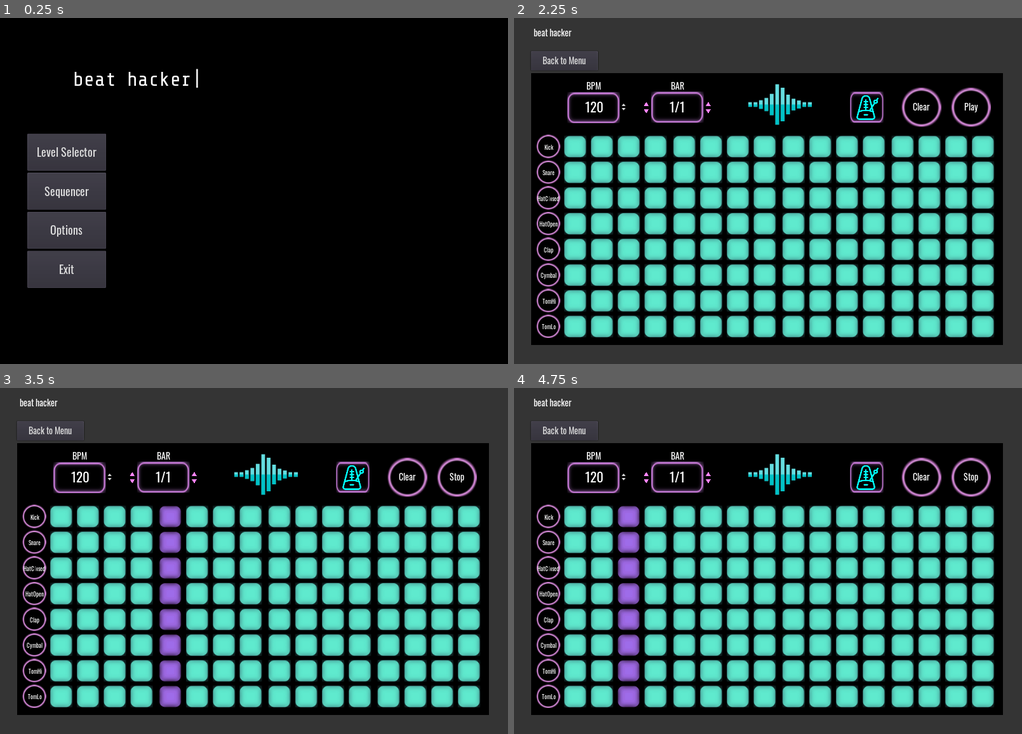
Above: before the commit, frames 1-4 (two rows, left to right).
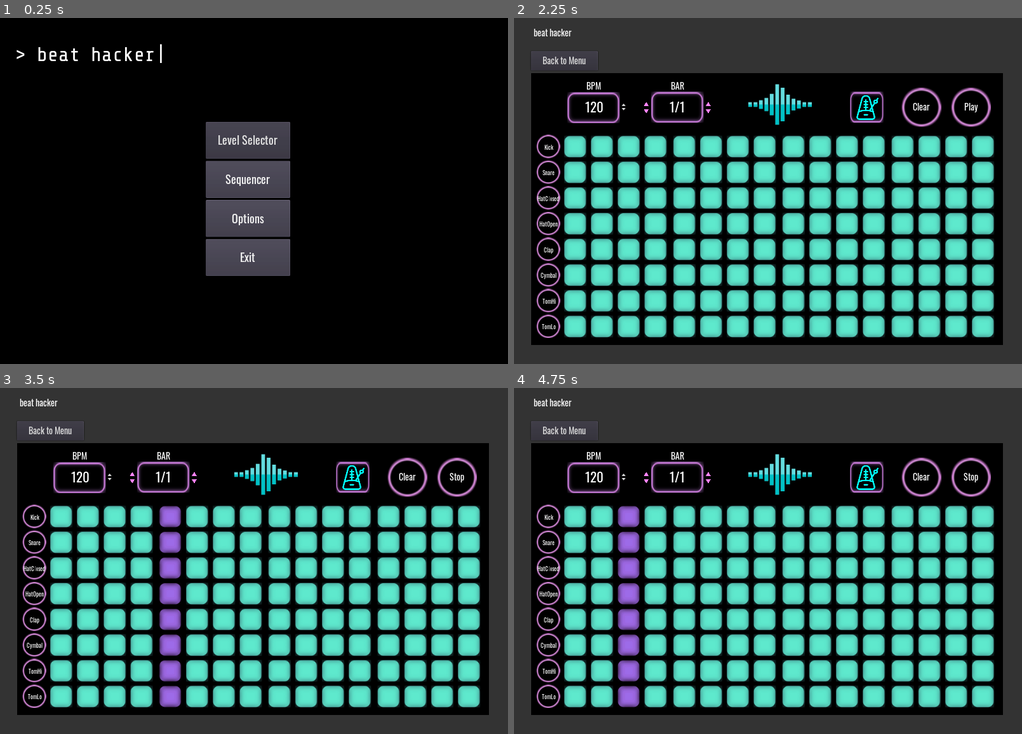
Above: after the commit, the same moments.

Repository: mdructor/beat_hacker
Game: Godot game, scene res://Assets/Scenes/MainMenu.tscn
Same seed, same stepped clock (60 frames per second), same inputs: the game is played once before the commit and once after it.
Inputs:
- Up to frame 1 (0.25 s): no input
- Up to frame 2 (2.25 s): click "Level Selector" at 0.5 s; click "< Back" at 1.25 s; click "Sequencer" at 2 s
- Up to frame 3 (3.5 s): click "Play" at 2.75 s
- Up to frame 4 (4.75 s): click "Stop" at 3.5 s; click "Play" at 4.25 s

The runs differ from the first frame. In frame 1, 14% of the frame differs, in the area x 3-58%, y 7-79%; in frame 2, less than 0.1%; in frame 3, less than 0.1%; in frame 4, less than 0.1%.

Commit message:
Overhaul Main Menu UI
Glow working via WorldEnvironment and setting modulation values
on the textures you want to glow > 1

Diff:
--- a/Assets/Scenes/FunButton.tscn
+++ b/Assets/Scenes/FunButton.tscn
@@ -1,11 +1,19 @@
-[gd_scene load_steps=3 format=2]
+[gd_scene load_steps=4 format=2]
 
-[ext_resource path="res://Assets/Images/blue_square.png" type="Texture" id=1]
-[ext_resource path="res://Assets/Images/blue_square_down.png" type="Texture" id=2]
+[ext_resource path="res://Assets/Images/button.png" type="Texture" id=1]
+[ext_resource path="res://Assets/Scripts/FunButton.gd" type="Script" id=2]
+
+[sub_resource type="CanvasItemMaterial" id=1]
+blend_mode = 1
 
 [node name="FunButton" type="TextureButton"]
+modulate = Color( 0.48, 1, 1.05, 1 )
+material = SubResource( 1 )
 margin_right = 40.0
 margin_bottom = 40.0
 toggle_mode = true
 texture_normal = ExtResource( 1 )
-texture_pressed = ExtResource( 2 )
+script = ExtResource( 2 )
+__meta__ = {
+"_edit_use_anchors_": false
+}
--- a/Assets/Scenes/MainMenu.tscn
+++ b/Assets/Scenes/MainMenu.tscn
@@ -1,65 +1,95 @@
-[gd_scene load_steps=4 format=2]
+[gd_scene load_steps=6 format=2]
 
 [ext_resource path="res://Assets/Scripts/MainMenu.gd" type="Script" id=1]
 [ext_resource path="res://Assets/Fonts/sharetechbig.tres" type="DynamicFont" id=2]
 [ext_resource path="res://Assets/Fonts/oswald24.tres" type="DynamicFont" id=3]
+[ext_resource path="res://Assets/Images/background.jpg" type="Texture" id=4]
+
+[sub_resource type="Environment" id=1]
+background_mode = 4
+tonemap_mode = 2
+glow_enabled = true
+glow_levels/4 = true
+glow_strength = 1.03
+glow_blend_mode = 0
+glow_bicubic_upscale = true
 
 [node name="MainMenu" type="Node2D"]
 script = ExtResource( 1 )
 
-[node name="ColorRect" type="ColorRect" parent="."]
-margin_left = -1.29236
-margin_top = -1.29236
-margin_right = 1023.71
-margin_bottom = 701.708
-color = Color( 0, 0, 0, 1 )
+[node name="Title" type="Label" parent="."]
+modulate = Color( 0.99, 0.99, 0.99, 1 )
+margin_left = 31.0
+margin_top = 51.0
+margin_right = 667.0
+margin_bottom = 101.0
+custom_fonts/font = ExtResource( 2 )
+text = "> beat hacker|"
+__meta__ = {
+"_edit_use_anchors_": false
+}
 
-[node name="Title" type="Label" parent="ColorRect"]
-margin_left = 148.0
-margin_top = 102.0
-margin_right = 784.0
-margin_bottom = 152.0
-custom_fonts/font = ExtResource( 2 )
-text = "beat hacker|"
+[node name="VBoxContainer" type="VBoxContainer" parent="."]
+margin_left = 415.0
+margin_top = 210.0
+margin_right = 585.0
+margin_bottom = 522.0
+__meta__ = {
+"_edit_use_anchors_": false
+}
 
-[node name="FunContainer" type="Node2D" parent="ColorRect"]
-
-[node name="VBoxContainer" type="VBoxContainer" parent="ColorRect"]
-margin_left = 56.0
-margin_top = 235.0
-margin_right = 215.0
-margin_bottom = 552.0
-
-[node name="LevelSelectButton" type="Button" parent="ColorRect/VBoxContainer"]
-margin_right = 159.0
+[node name="LevelSelectButton" type="Button" parent="VBoxContainer"]
+modulate = Color( 0.9, 0.9, 0.9, 1 )
+margin_right = 170.0
 margin_bottom = 75.0
 rect_min_size = Vector2( 0, 75 )
 custom_fonts/font = ExtResource( 3 )
 text = "Level Selector"
+__meta__ = {
+"_edit_use_anchors_": false
+}
 
-[node name="SequencerButton" type="Button" parent="ColorRect/VBoxContainer"]
+[node name="SequencerButton" type="Button" parent="VBoxContainer"]
 margin_top = 79.0
-margin_right = 159.0
+margin_right = 170.0
 margin_bottom = 154.0
 rect_min_size = Vector2( 0, 75 )
 custom_fonts/font = ExtResource( 3 )
 text = "Sequencer"
 
-[node name="OptionsButton" type="Button" parent="ColorRect/VBoxContainer"]
+[node name="OptionsButton" type="Button" parent="VBoxContainer"]
 margin_top = 158.0
-margin_right = 159.0
+margin_right = 170.0
 margin_bottom = 233.0
 rect_min_size = Vector2( 0, 75 )
 custom_fonts/font = ExtResource( 3 )
 text = "Options"
 
-[node name="ExitButton" type="Button" parent="ColorRect/VBoxContainer"]
+[node name="ExitButton" type="Button" parent="VBoxContainer"]
 margin_top = 237.0
-margin_right = 159.0
+margin_right = 170.0
 margin_bottom = 312.0
 rect_min_size = Vector2( 0, 75 )
 custom_fonts/font = ExtResource( 3 )
 text = "Exit"
-[connection signal="pressed" from="ColorRect/VBoxContainer/LevelSelectButton" to="." method="_on_LevelSelectButton_pressed"]
-[connection signal="pressed" from="ColorRect/VBoxContainer/SequencerButton" to="." method="_on_SequencerButton_pressed"]
-[connection signal="pressed" from="ColorRect/VBoxContainer/ExitButton" to="." method="_on_ExitButton_pressed"]
+
+[node name="CanvasLayer" type="CanvasLayer" parent="."]
+layer = -1
+
+[node name="ColorRect" type="TextureRect" parent="CanvasLayer"]
+modulate = Color( 0, 0, 0, 1 )
+margin_top = -0.396667
+margin_right = 1024.0
+margin_bottom = 699.603
+texture = ExtResource( 4 )
+__meta__ = {
+"_edit_use_anchors_": false
+}
+
+[node name="FunContainer" type="Node2D" parent="CanvasLayer"]
+
+[node name="WorldEnvironment" type="WorldEnvironment" parent="CanvasLayer"]
+environment = SubResource( 1 )
+[connection signal="pressed" from="VBoxContainer/LevelSelectButton" to="." method="_on_LevelSelectButton_pressed"]
+[connection signal="pressed" from="VBoxContainer/SequencerButton" to="." method="_on_SequencerButton_pressed"]
+[connection signal="pressed" from="VBoxContainer/ExitButton" to="." method="_on_ExitButton_pressed"]
--- /dev/null
+++ b/Assets/Scripts/FunButton.gd
@@ -0,0 +1,30 @@
+extends TextureButton
+
+
+# Declare member variables here. Examples:
+# var a = 2
+# var b = "text"
+
+var up = false
+var time_since_color_change = 0
+
+# Called when the node enters the scene tree for the first time.
+func _ready():
+	pass # Replace with function body.
+
+
+
+func _process(delta):
+	time_since_color_change += delta
+	if time_since_color_change > 0.1:
+		var current_color = modulate
+		if (current_color.g > 1):
+			up = false
+		if current_color.g < 0.29:
+			up = true
+		if up:
+			current_color.g += 0.01
+		else:
+			current_color.g -= 0.01
+		modulate = current_color
+		time_since_color_change = 0
--- a/Assets/Scripts/MainMenu.gd
+++ b/Assets/Scripts/MainMenu.gd
@@ -35,22 +35,22 @@
 
 func cursorTick():
 	if (titleHasCursor):
-		get_node("ColorRect/Title").text = "beat hacker"
+		get_node("Title").text = "> beat hacker"
 		titleHasCursor = false
 	else:
-		get_node("ColorRect/Title").text = "beat hacker|"
+		get_node("Title").text = "> beat hacker|"
 		titleHasCursor = true
 
 func funButtonTick():
 	# spawn new ones
 	var toSpawn = []
-	for i in range(4):
+	for i in range(7):
 		toSpawn.append((int(rand_range(0, 2)) == 1))
-	for y in range(4):
+	for y in range(7):
 		if toSpawn[y]:
 			funButtons.append(load("res://Assets/Scenes/FunButton.tscn").instance())
-			funButtons.back().set_begin(Vector2(1125, 250 + 75 * y))
-			get_node("ColorRect/FunContainer").add_child(funButtons.back())
+			funButtons.back().set_begin(Vector2(1125, 125 + 75 * y))
+			get_node("CanvasLayer/FunContainer").add_child(funButtons.back())
 
 
 func _on_ExitButton_pressed():
--- a/project.godot
+++ b/project.godot
@@ -73,7 +73,6 @@
 
 [rendering]
 
-quality/driver/driver_name="GLES2"
 vram_compression/import_etc=true
 vram_compression/import_etc2=false
 environment/default_clear_color=Color( 0.686275, 0.686275, 0.686275, 1 )
Binary file changed: Assets/Images/background.jpg
Binary file added: Assets/Images/button.png
Not shown, added: Assets/Images/button.png.import
